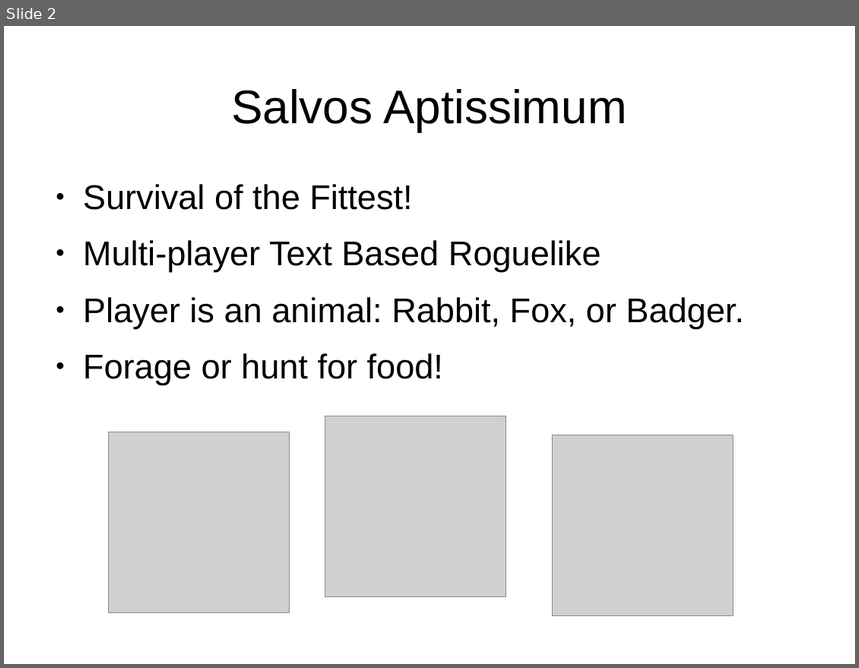
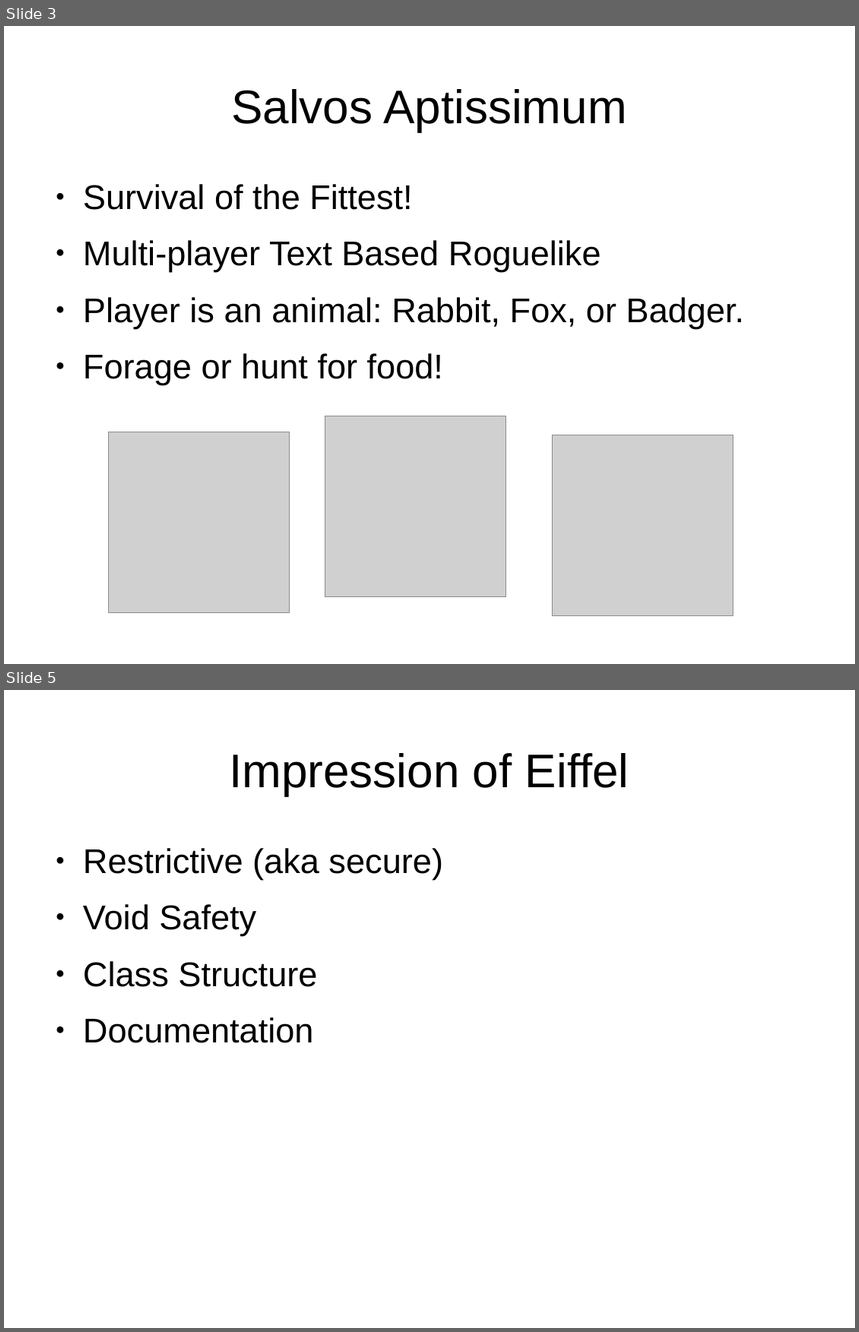
Before and after one commit to GarrettFleischer/SalvosAptissimum, a slide deck: Documentation/Eiffel Presentation.odp. Shown one above the other, each under a label of ours: slide 2 before the commit, slides 3 and 5 after it; the slides between them are not shown. The pictures are 859x668 and 859x1332 pixels, drawn with LibreOffice and Linux fonts; fonts in the diff are those of the drawing; grey boxes stand for pictures. Boxes give left, top, right and bottom in pixels: in the first picture for what was removed or moved away, otherwise in the second. Text is boxed around its words. In the diff, an @@ line names an element or a change of style, - is before the commit and + after.

Commit message:
updating eiffel presentation
stuff added

```diff
--- a/Documentation/Eiffel Presentation.odp
+++ b/Documentation/Eiffel Presentation.odp
@@ slide 5 added at [4,690,855,1328], background #FFFFFF @@
@@ title added at [229,753,629,796], 44 pt, text #000000 @@
+Impression of Eiffel
@@ text added at [83,848,443,1043], 32 pt, text #000000 @@
+● Restrictive (aka secure)
+● Void Safety
+● Class Structure
+● Documentation
@@ what was slide 2 is now slide 3 @@
```
Also in this commit, not shown: 1 slide changed, 1 other slide added, 1 slide removed.
